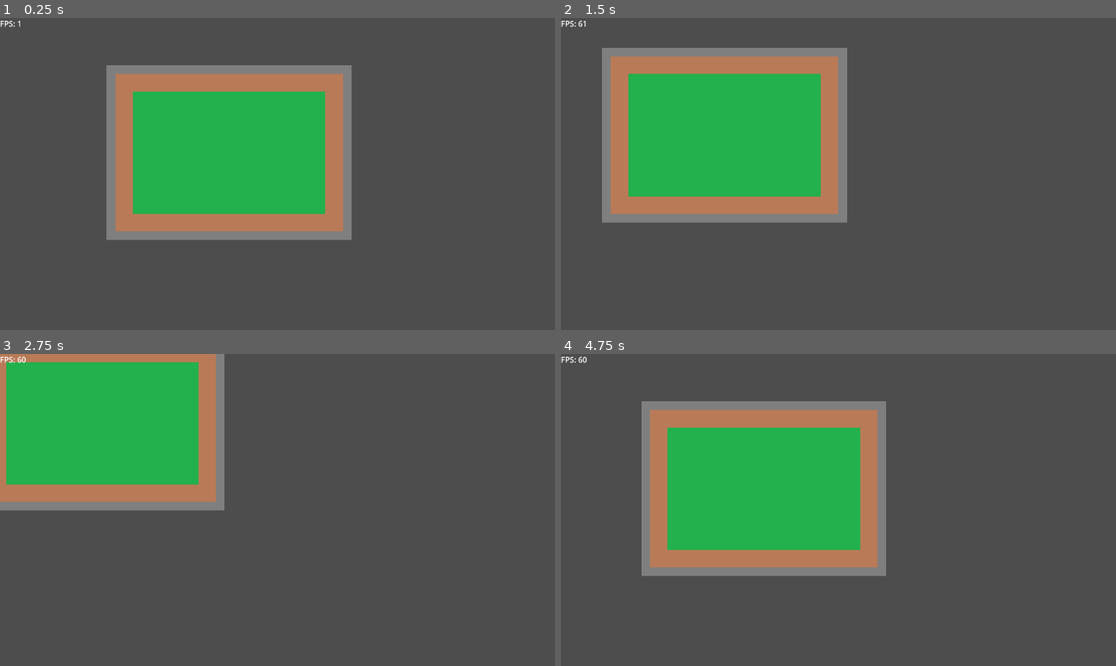
Above: before the commit, frames 1-4 (two rows, left to right).
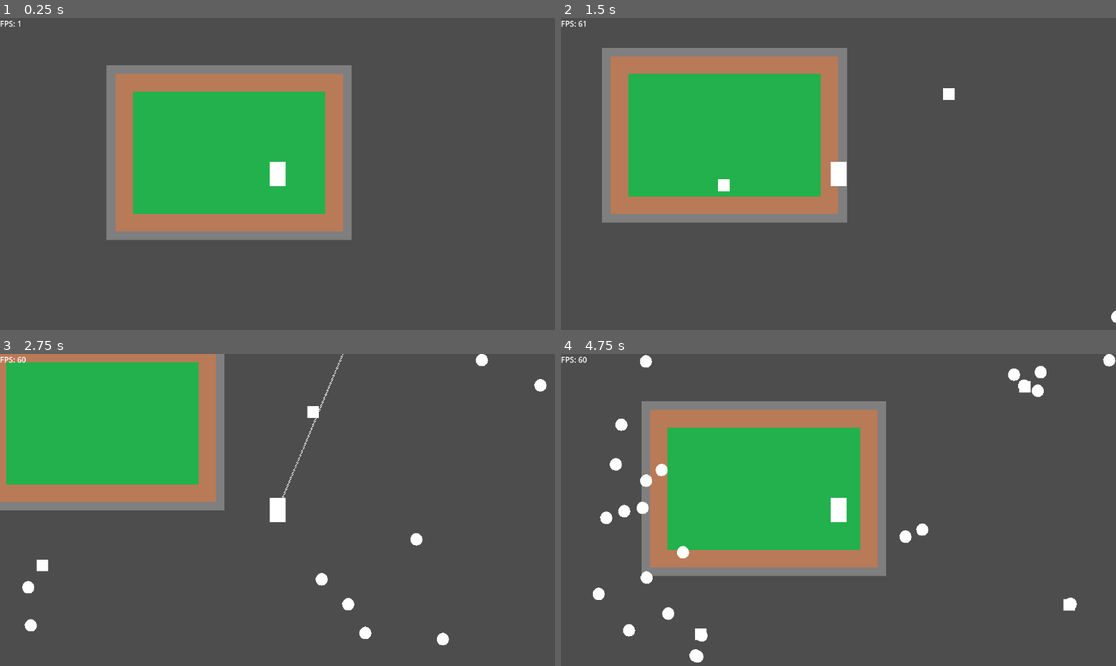
Above: after the commit, the same moments.

Repository: buloz/ld55
Game: Godot game, scene res://Scenes/Debug/DebugScene.tscn
Two runs of this game, one before a commit and one after it. Both use one fixed random seed, a clock stepped at 60 frames per second and the inputs below.
Inputs (mouse positions are in pixels of both pictures, inside the frame that each line leads up to):
- Up to frame 1 (0.25 s): no input
- Up to frame 2 (1.5 s): tap Enter (ui_accept) at 0.5, 0.77 s; move the mouse to (960, 158) at 0.52 s; hold D (move_right) 0.53-1.28 s; right-click (960, 158) at 0.6 s; tap E (test, bound only after the commit) at 0.8, 1.35 s; move the mouse to (727, 189) at 1.27 s; hold S (move_down) from 1.28 s (still down)
- Up to frame 3 (2.75 s): tap Enter (ui_accept) at 1.52 s; right-click (166, 525) at 1.55 s; move the mouse to (333, 441) at 2.02 s; release S (move_down) at 2.03 s; press the mouse at (333, 441) at 2.03 s; hold D (move_right) from 2.03 s (still down); tap E (test, bound only after the commit) at 2.3 s
- Up to frame 4 (4.75 s): move the mouse to (810, 572) at 2.77 s; release D (move_right) at 2.78 s; release the mouse at (810, 572) at 2.78 s; hold W (move_up) 2.78-3.53 s; right-click (810, 572) at 2.85 s; tap Enter (ui_accept) at 3.02, 3.77, 4.52 s; move the mouse to (1005, 556) at 3.52 s; hold A (move_left) from 3.53 s (still down); tap E (test, bound only after the commit) at 3.6 s; move the mouse to (672, 463) at 4.27 s; tap Space at 4.35 s; right-click (672, 463) at 4.55 s

The runs differ from the first frame. In frame 1, 0.2% of the frame differs, in the area x 48-52%, y 46-54%; in frame 2, 0.4%; in frame 3, 1.2%; in frame 4, 2.0%, in the area x 5-100%, y 0-99%.

Commit message:
[SummonSpawner] Added summon spawner, better nearest enemy finder.

Diff:
--- a/Projet/Scenes/Blast/Blast.tscn
+++ b/Projet/Scenes/Blast/Blast.tscn
@@ -6,8 +6,7 @@
 [sub_resource type="CircleShape2D" id="CircleShape2D_5147m"]
 
 [node name="Blast" type="Area2D" node_paths=PackedStringArray("attack")]
-collision_layer = 16
-collision_mask = 16
+collision_mask = 2
 script = ExtResource("1_m67x6")
 targetRadius = 150.0
 offsetRadius = 100.0
--- a/Projet/Scenes/Component/NearestEnemyFinder.gd
+++ b/Projet/Scenes/Component/NearestEnemyFinder.gd
@@ -18,27 +18,37 @@
 
 func _ready():
 	playerTeam = get_parent().playerTeam
+	$Area2D.collision_mask = 0b01
 
+	if playerTeam:
+		$Area2D.collision_mask <<= 1
 
 #TODO: Courir sur l'entité de la team ennemie la plus proche
-func _process(_delta):
+func _physics_process(delta):
 
 	get_parent().hasTarget = false
 
-	if $Area2D.has_overlapping_bodies():
+	#To compute the s target
+	var shortestDistance = 100000000000
+
+	if $Area2D.has_overlapping_areas():
 
 		var targetBody
-		var shortestDistance = 1000000
-		for body in $Area2D.get_overlapping_bodies():
-			var dist : float = get_parent().position.distance_to(body.position)
+		for body in $Area2D.get_overlapping_areas():
+			var dist : float = get_parent().global_position.distance_to(body.global_position)
 			if dist < shortestDistance:
 				targetBody = body
+				shortestDistance = dist
 
-		get_parent().targetPosition = targetBody.position
+		#print("Target position: ", targetBody.global_position, ", ", targetBody.get_parent().name)
+		get_parent().targetPosition = targetBody.global_position
 		get_parent().hasTarget = true
 
-	else:
+	if not playerTeam:
 
-		if not playerTeam:
+		var playerDist: float = get_parent().position.distance_to(get_node("/root/Global").playerPosition)
+
+		if playerDist < shortestDistance:
+
 			get_parent().hasTarget = true
 			get_parent().targetPosition = get_node("/root/Global").playerPosition
--- a/Projet/Scenes/Component/NearestEnemyFinder.tscn
+++ b/Projet/Scenes/Component/NearestEnemyFinder.tscn
@@ -3,12 +3,14 @@
 [ext_resource type="Script" path="res://Scenes/Component/NearestEnemyFinder.gd" id="1_opfe7"]
 
 [sub_resource type="CircleShape2D" id="CircleShape2D_um11g"]
-radius = 200.0
+radius = 1000.0
 
 [node name="NearestEnemyFinder" type="Node2D"]
 script = ExtResource("1_opfe7")
 
 [node name="Area2D" type="Area2D" parent="."]
+collision_layer = 0
+collision_mask = 0
 
 [node name="CollisionShape2D" type="CollisionShape2D" parent="Area2D"]
 shape = SubResource("CircleShape2D_um11g")
--- a/Projet/Scenes/Debug/DebugScene.tscn
+++ b/Projet/Scenes/Debug/DebugScene.tscn
@@ -1,11 +1,10 @@
-[gd_scene load_steps=7 format=3 uid="uid://l2wvjjpnjul4"]
+[gd_scene load_steps=6 format=3 uid="uid://l2wvjjpnjul4"]
 
 [ext_resource type="Script" path="res://Scenes/Debug/DebugScene.gd" id="1_2lmlw"]
 [ext_resource type="PackedScene" uid="uid://y542tm5v30rt" path="res://Scenes/Map/Map.tscn" id="1_lfq0a"]
 [ext_resource type="PackedScene" uid="uid://b433p5ck6nm4g" path="res://Scenes/Player/Player.tscn" id="2_vo8i1"]
-[ext_resource type="PackedScene" uid="uid://cb8lmdavcema" path="res://Scenes/Entity/Mob/Mob.tscn" id="3_ml7sv"]
 [ext_resource type="PackedScene" uid="uid://c07qpjoa0naiq" path="res://Scenes/Material/Material.tscn" id="4_j1540"]
-[ext_resource type="PackedScene" uid="uid://c4xat6u8vnn5l" path="res://Scenes/MobSpawner/MobSpawner.tscn" id="4_r331g"]
+[ext_resource type="PackedScene" uid="uid://c4xat6u8vnn5l" path="res://Scenes/Spawner/MobSpawner/MobSpawner.tscn" id="4_r331g"]
 
 [node name="DebugScene" type="Node"]
 script = ExtResource("1_2lmlw")
@@ -18,9 +17,6 @@
 
 [node name="Camera2D" type="Camera2D" parent="Player"]
 zoom = Vector2(0.605, 0.605)
-
-[node name="Mob" parent="." instance=ExtResource("3_ml7sv")]
-position = Vector2(23.8597, 562.404)
 
 [node name="MobSpawner" parent="." instance=ExtResource("4_r331g")]
 
--- a/Projet/Scenes/Entity/Entity.gd
+++ b/Projet/Scenes/Entity/Entity.gd
@@ -5,6 +5,7 @@
 @export var foeDistance: float = 0.0
 @export var speed: float = 300.0
 
+var chaseTarget: bool
 var hasTarget: bool
 var targetPosition: Vector2
 
@@ -13,7 +14,7 @@
 
 func _physics_process(delta):
 
-	if hasTarget:
+	if chaseTarget and hasTarget:
 		if position.distance_to(targetPosition) > foeDistance:
 			var direction: Vector2 = position.direction_to(targetPosition)
 			position += direction * speed * delta
--- a/Projet/Scenes/Entity/Mob/Mob.gd
+++ b/Projet/Scenes/Entity/Mob/Mob.gd
@@ -1,4 +1,5 @@
-class_name Summon extends "res://Scenes/Entity/Entity.gd"
+class_name Mob extends "res://Scenes/Entity/Entity.gd"
 
-func _ready():
+func _init():
 	playerTeam = false
+	chaseTarget = true
--- a/Projet/Scenes/Entity/Mob/Mob.tscn
+++ b/Projet/Scenes/Entity/Mob/Mob.tscn
@@ -13,6 +13,9 @@
 
 [node name="NearestEnnemyFinder" parent="." instance=ExtResource("2_easnx")]
 
+[node name="HealthComponent" parent="." instance=ExtResource("3_50md8")]
+MaxHealth = 20.0
+
 [node name="HitBoxComponent" parent="." node_paths=PackedStringArray("healthComponent") instance=ExtResource("4_il1u3")]
 collision_layer = 2
 healthComponent = NodePath("../HealthComponent")
@@ -20,5 +23,5 @@
 [node name="CollisionShape2D2" type="CollisionShape2D" parent="HitBoxComponent"]
 shape = SubResource("CircleShape2D_itvn1")
 
-[node name="HealthComponent" parent="." instance=ExtResource("3_50md8")]
-MaxHealth = 20.0
+[node name="Polygon2D" type="Polygon2D" parent="."]
+polygon = PackedVector2Array(0, -23, 6, -22, 12, -19, 19, -12, 22, 0, 19, 11, 10, 19, 0, 20, -10, 18, -15, 13, -19, 6, -20, -4, -16, -13, -9, -20, 0, -23, 0, -23)
--- a/Projet/Scenes/Entity/Summon/Summon.gd
+++ b/Projet/Scenes/Entity/Summon/Summon.gd
@@ -1,4 +1,5 @@
-class_name Mob extends "res://Scenes/Entity/Entity.gd"
+class_name Summon extends "res://Scenes/Entity/Entity.gd"
 
-func _ready():
+func _init():
 	playerTeam = true
+	chaseTarget = true
--- a/Projet/Scenes/Entity/Summon/Summon.tscn
+++ b/Projet/Scenes/Entity/Summon/Summon.tscn
@@ -1,7 +1,11 @@
-[gd_scene load_steps=3 format=3 uid="uid://c2mtxhyk88bpb"]
+[gd_scene load_steps=5 format=3 uid="uid://c2mtxhyk88bpb"]
 
 [ext_resource type="Script" path="res://Scenes/Entity/Summon/Summon.gd" id="1_8wfjq"]
 [ext_resource type="PackedScene" uid="uid://qks2cmf75chg" path="res://Scenes/Component/NearestEnemyFinder.tscn" id="2_sqcwc"]
+[ext_resource type="PackedScene" uid="uid://deuhf0wkjf2jw" path="res://Scenes/Component/hitboxComponent.tscn" id="3_d1y05"]
+
+[sub_resource type="RectangleShape2D" id="RectangleShape2D_5ikrt"]
+size = Vector2(40, 40)
 
 [node name="Summon" type="Node2D"]
 script = ExtResource("1_8wfjq")
@@ -13,3 +17,9 @@
 offset_top = -20.0
 offset_right = 20.0
 offset_bottom = 20.0
+
+[node name="HitBoxComponent" parent="." instance=ExtResource("3_d1y05")]
+collision_mask = 2
+
+[node name="CollisionShape2D" type="CollisionShape2D" parent="HitBoxComponent"]
+shape = SubResource("RectangleShape2D_5ikrt")
--- a/Projet/Scenes/Player/Inventory.gd
+++ b/Projet/Scenes/Player/Inventory.gd
@@ -8,7 +8,6 @@
 # Called when the node enters the scene tree for the first time.
 func _ready():
 	storedMaterials.resize(get_node("/root/Global").nbMaterials)
-	print(storedMaterials)
 
 
 func addMaterial(materialType: int, quantity: int):
--- a/Projet/Scenes/Player/Player.gd
+++ b/Projet/Scenes/Player/Player.gd
@@ -49,6 +49,10 @@
 		projectile.set_as_top_level(true)
 		add_child(projectile)
 
+	if Input.is_action_just_pressed("test"):
+		$SummonSpawner.spawnSummon(get_global_mouse_position())
+
+
 func _unhandled_input(event):
 	if event is InputEventKey:
 		if event.pressed and event.keycode == KEY_SPACE:
--- a/Projet/Scenes/Player/Player.tscn
+++ b/Projet/Scenes/Player/Player.tscn
@@ -1,10 +1,11 @@
-[gd_scene load_steps=7 format=3 uid="uid://b433p5ck6nm4g"]
+[gd_scene load_steps=8 format=3 uid="uid://b433p5ck6nm4g"]
 
 [ext_resource type="Script" path="res://Scenes/Player/Player.gd" id="1_sxh4x"]
 [ext_resource type="PackedScene" uid="uid://cev6kffqmrxuq" path="res://Scenes/Projectile/projectile.tscn" id="2_348b1"]
 [ext_resource type="PackedScene" uid="uid://d3giiljxtfpns" path="res://Scenes/Player/Inventory.tscn" id="2_lnnje"]
-[ext_resource type="PackedScene" uid="uid://3y8njbt42ijg" path="res://Scenes/Blast/Blast.tscn" id="3_guh1v"]
+[ext_resource type="PackedScene" uid="uid://3y8njbt42ijg" path="res://Scenes/Blast/Blast.tscn" id="3_fqhl8"]
 [ext_resource type="Shape2D" uid="uid://byjssba2o48vl" path="res://Scenes/Projectile/Arrow.tres" id="3_xtamv"]
+[ext_resource type="PackedScene" uid="uid://c26ht80nke8hf" path="res://Scenes/Spawner/SummonSpawner/SummonSpawner.tscn" id="6_ua7c7"]
 
 [sub_resource type="RectangleShape2D" id="RectangleShape2D_epjvm"]
 size = Vector2(54, 84)
@@ -14,10 +15,18 @@
 collision_mask = 7
 script = ExtResource("1_sxh4x")
 projectileScene = ExtResource("2_348b1")
-blastScene = ExtResource("3_guh1v")
+blastScene = ExtResource("3_fqhl8")
 projectileShapeResource = ExtResource("3_xtamv")
 
 [node name="CollisionShape2D" type="CollisionShape2D" parent="."]
 shape = SubResource("RectangleShape2D_epjvm")
 
 [node name="Inventory" parent="." instance=ExtResource("2_lnnje")]
+
+[node name="SummonSpawner" parent="." instance=ExtResource("6_ua7c7")]
+
+[node name="ColorRect" type="ColorRect" parent="."]
+offset_left = -27.0
+offset_top = -42.0
+offset_right = 28.0
+offset_bottom = 42.0
--- a/Projet/Scenes/Projectile/projectile.tscn
+++ b/Projet/Scenes/Projectile/projectile.tscn
@@ -4,6 +4,7 @@
 [ext_resource type="PackedScene" uid="uid://blc1sjka6ahc6" path="res://Scenes/Component/attackComponent.tscn" id="2_o4ryo"]
 
 [node name="Projectile" type="Area2D" node_paths=PackedStringArray("attack")]
+collision_layer = 0
 collision_mask = 2
 script = ExtResource("1_iofra")
 attack = NodePath("AttackComponent")
@@ -16,5 +17,11 @@
 
 [node name="LifeSpan" type="Timer" parent="."]
 
+[node name="ColorRect" type="ColorRect" parent="."]
+offset_left = -10.0
+offset_top = -1.0
+offset_right = 10.0
+offset_bottom = 1.0
+
 [connection signal="area_entered" from="." to="." method="_on_area_entered"]
 [connection signal="body_entered" from="." to="." method="_on_body_entered"]
--- a/Projet/Scenes/MobSpawner/MobSpawner.gd
+++ b/Projet/Scenes/Spawner/MobSpawner/MobSpawner.gd
@@ -5,14 +5,14 @@
 
 
 
-var spawnBoundary: Vector2 = Vector2(500, 700)
+var spawnBoundary: Vector2 = Vector2(1200, 2000)
 
 
 
 func spawnMob(count: int):
 
 	for i in count:
-		var newMob = mobScene.instantiate()
+		var newMob: Mob = mobScene.instantiate()
 
 		var spawnDirection: Vector2 = Vector2(randf_range(-1.0, 1.0), randf_range(-1.0, 1.0)).normalized()
 		var spawnDistance: float = randf_range(spawnBoundary.x, spawnBoundary.y)
--- a/Projet/Scenes/MobSpawner/MobSpawner.tscn
+++ b/Projet/Scenes/Spawner/MobSpawner/MobSpawner.tscn
@@ -1,6 +1,6 @@
 [gd_scene load_steps=3 format=3 uid="uid://c4xat6u8vnn5l"]
 
-[ext_resource type="Script" path="res://Scenes/MobSpawner/MobSpawner.gd" id="1_kgpnj"]
+[ext_resource type="Script" path="res://Scenes/Spawner/MobSpawner/MobSpawner.gd" id="1_kgpnj"]
 [ext_resource type="PackedScene" uid="uid://cb8lmdavcema" path="res://Scenes/Entity/Mob/Mob.tscn" id="2_8uuyr"]
 
 [node name="MobSpawner" type="Node"]
--- /dev/null
+++ b/Projet/Scenes/Spawner/SummonSpawner/SummonSpawner.gd
@@ -0,0 +1,10 @@
+extends Node
+
+@export var summonScene: PackedScene
+
+func spawnSummon(position: Vector2):
+	var newSummon: Summon = summonScene.instantiate()
+
+	newSummon.position = position
+
+	add_child(newSummon)
--- /dev/null
+++ b/Projet/Scenes/Spawner/SummonSpawner/SummonSpawner.tscn
@@ -0,0 +1,8 @@
+[gd_scene load_steps=3 format=3 uid="uid://c26ht80nke8hf"]
+
+[ext_resource type="Script" path="res://Scenes/Spawner/SummonSpawner/SummonSpawner.gd" id="1_mvtx0"]
+[ext_resource type="PackedScene" uid="uid://c2mtxhyk88bpb" path="res://Scenes/Entity/Summon/Summon.tscn" id="2_cdceo"]
+
+[node name="SummonSpawner" type="Node"]
+script = ExtResource("1_mvtx0")
+summonScene = ExtResource("2_cdceo")
--- a/Projet/project.godot
+++ b/Projet/project.godot
@@ -56,6 +56,11 @@
 "events": [Object(InputEventMouseButton,"resource_local_to_scene":false,"resource_name":"","device":-1,"window_id":0,"a …(257 unchanged characters)…
 ]
 }
+test={
+"deadzone": 0.5,
+"events": [Object(InputEventKey,"resource_local_to_scene":false,"resource_name":"","device":-1,"window_id":0,"alt_pressed":false,"shift_pressed":false,"ctrl_pressed":false,"meta_pressed":false,"pressed":false,"keycode":0,"physical_keycode":69,"key_label":0,"unicode":101,"echo":false,"script":null)
+]
+}
 
 [layer_names]
 
